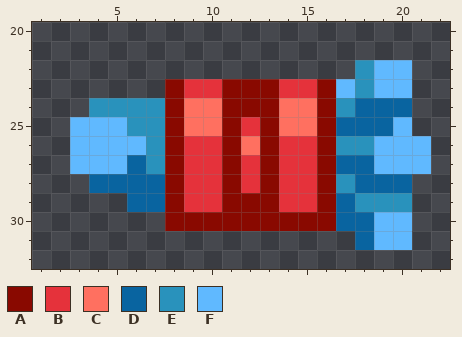
A pixel-art sprite gets an edit: hold/ihcathb/ihc.h.b.3.png. The picture above is the old version.
The file is 24x64 pixels. Shown: x 1..22, y 20..32.
Palette (. is transparent): A #890900  B #e5323b  C #ff7060  D #0964a0  E #2992bc  F #60b9ff
Pixels before, first column x 3:
22 ...............EFF.
23 .....ABBAAABBAFEFF.
24 .EEEEACCAAACCAEDDD.
25 FFFEEACCABACCADDDF.
26 FFFFEABBACABBAEEFFF
27 FFFDEABBABABBADDFFF
28 .DDDDABBABABBAEDDD.
29 ...DDABBAAABBADEEE.
30 .....AAAAAAAAADDFF.
31 ...............DFF.
Now the later version:
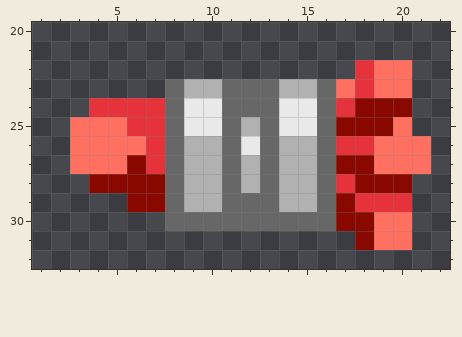
The exact change:
colour A: #890900 -> #676767
colour B: #e5323b -> #b1b1b1
colour C: #ff7060 -> #e9e9e9
colour D: #0964a0 -> #890900
colour E: #2992bc -> #e5323b
colour F: #60b9ff -> #ff7060
Boxes around the changes in both pictures, in picture pixels (x1, y1, x2, y2):
changed: (70, 60, 431, 250)
